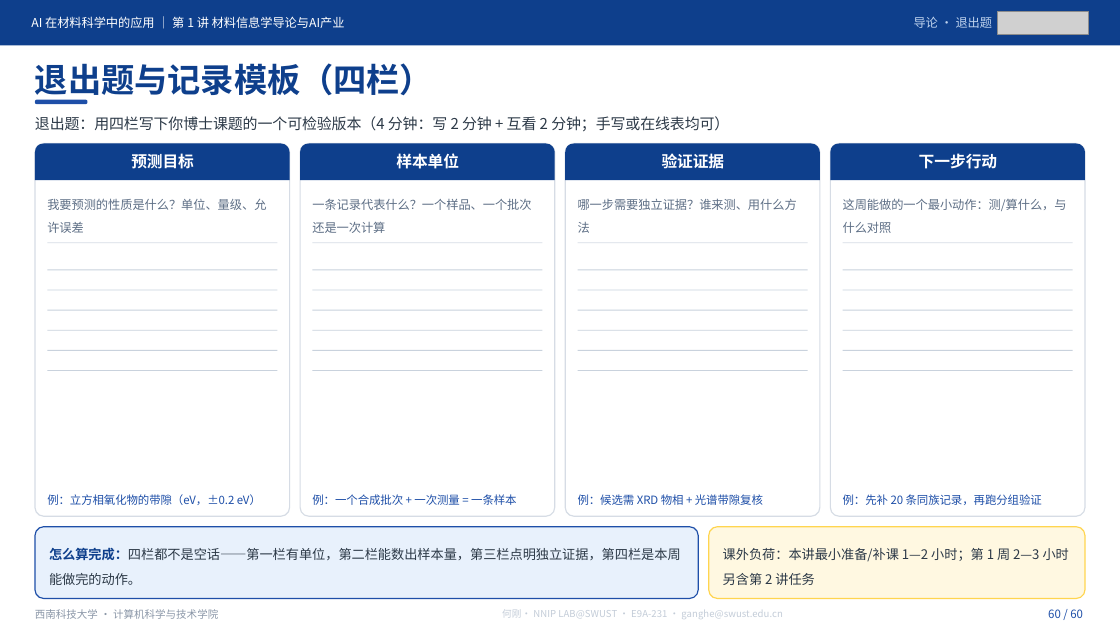
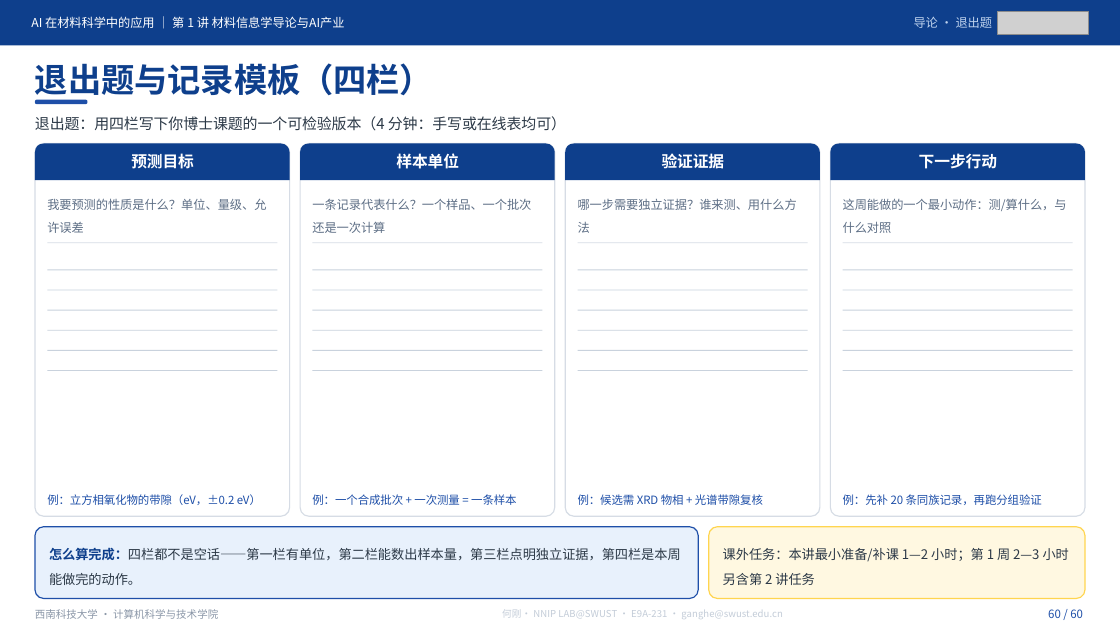
Before and after one commit to cosfrist/Applications-of-Artificial-Intelligence-in-Materials-Science-SWUST, a slide deck: slide 60 of lectures/01-材料信息学导论与AI产业/AI在材料科学中的应用-第1讲 材料信息学导论与AI产业-V5.pptx. Drawn at 1120x630 pixels with LibreOffice and Linux fonts; fonts in the diff are those of the drawing; grey boxes stand for pictures. Boxes give left, top, right and bottom in pixels: in the first picture for what was removed or moved away, otherwise in the second. Text is boxed around its words. In the diff, an @@ line names an element or a change of style, - is before the commit and + after.

```diff
--- a/lectures/01-材料信息学导论与AI产业/AI在材料科学中的应用-第1讲 材料信息学导论与AI产业-V5.pptx
+++ b/lectures/01-材料信息学导论与AI产业/AI在材料科学中的应用-第1讲 材料信息学导论与AI产业-V5.pptx
@@ text at bbox=[35, 116, 566, 131]: text changed @@
-退出题：用四栏写下你博士课题的一个可检验版本（4 分钟：写 2 分钟 + 互看 2 分钟；手写或在线表均可）
+退出题：用四栏写下你博士课题的一个可检验版本（4 分钟：手写或在线表均可）
@@ text at bbox=[723, 548, 1069, 585]: text changed @@
-课外负荷：本讲最小准备/补课 1—2 小时；第 1 周 2—3 小时另含第 2 讲任务
+课外任务：本讲最小准备/补课 1—2 小时；第 1 周 2—3 小时另含第 2 讲任务
```
Also in this commit, not shown: 11 other slides changed, 5 other files.
